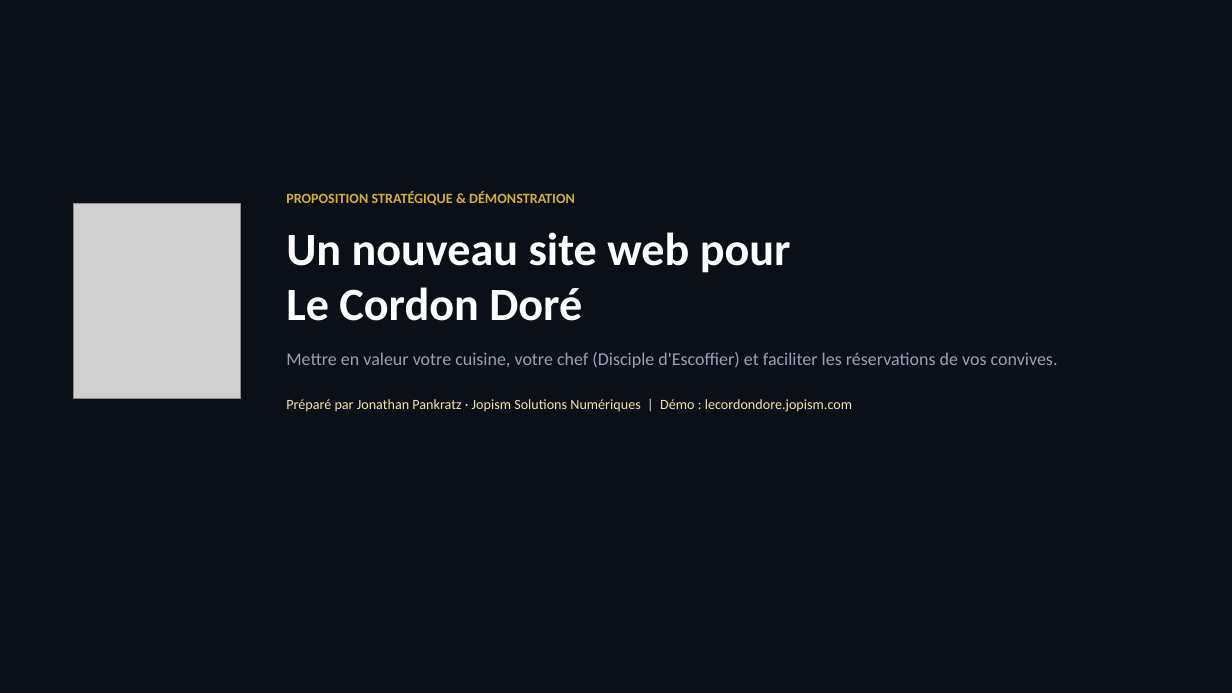
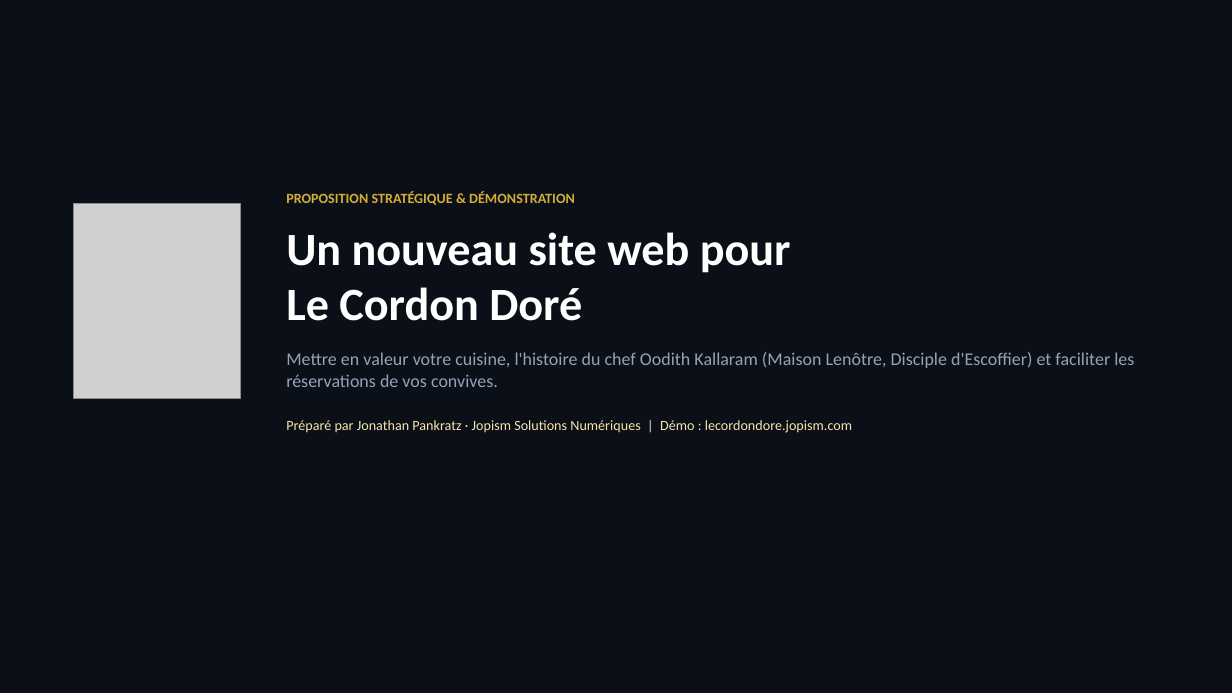
Before and after one commit to JopPank/le-cordon-dore, a slide deck: slide 1 of Presentation-Le-Cordon-Dore.pptx. Drawn at 1232x693 pixels with LibreOffice and Linux fonts; fonts in the diff are those of the drawing; grey boxes stand for pictures. Boxes give left, top, right and bottom in pixels: in the first picture for what was removed or moved away, otherwise in the second. Text is boxed around its words. In the diff, an @@ line names an element or a change of style, - is before the commit and + after.

```diff
--- a/Presentation-Le-Cordon-Dore.pptx
+++ b/Presentation-Le-Cordon-Dore.pptx
@@ text at bbox=[286, 352, 1134, 387]: text changed @@
-Mettre en valeur votre cuisine, votre chef (Disciple d'Escoffier) et faciliter les réservations de vos convives.
+Mettre en valeur votre cuisine, l'histoire du chef Oodith Kallaram (Maison Lenôtre, Disciple d'Escoffier) et faciliter les réservations de vos convives.
```
Also in this commit, not shown: 2 other slides changed, 12 other files.
